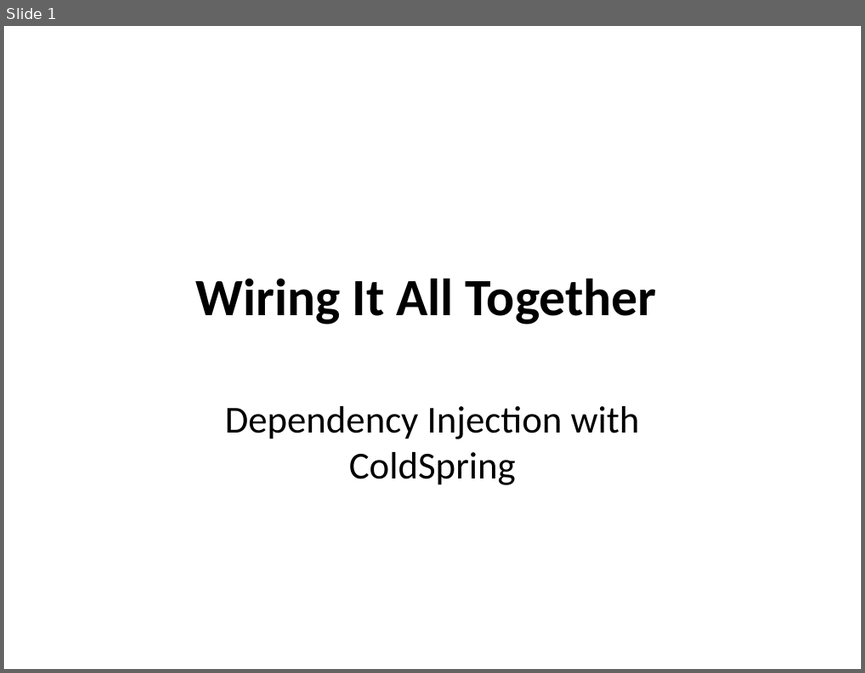
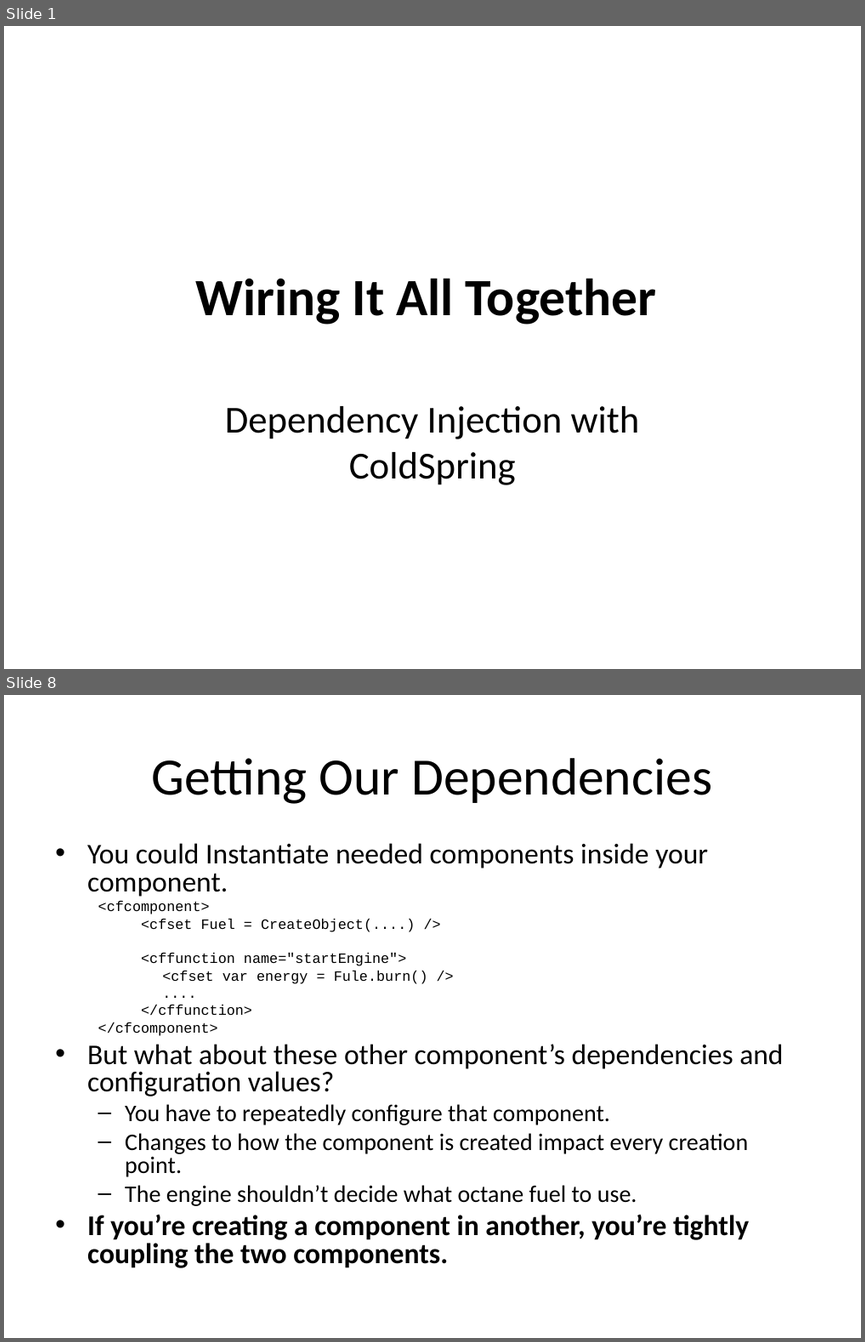
Before and after one commit to dhughes/OldPresentations, a slide deck: Trunk/Model-Glue 3 Day For Teratech/documents/Wiring It All Together.ppt. Shown one above the other, each under a label of ours: slide 1 before the commit, slides 1 and 8 after it; the slides between them are not shown. The pictures are 865x673 and 865x1342 pixels, drawn with LibreOffice and Linux fonts; fonts in the diff are those of the drawing; background and template pictures are left out. Boxes give left, top, right and bottom in pixels: in the first picture for what was removed or moved away, otherwise in the second. Text is boxed around its words. In the diff, an @@ line names an element or a change of style, - is before the commit and + after.

```diff
--- a/Trunk/Model-Glue 3 Day For Teratech/documents/Wiring It All Together.ppt
+++ b/Trunk/Model-Glue 3 Day For Teratech/documents/Wiring It All Together.ppt
@@ slide 8 added at (4,695,861,1338), background picture (left out) @@
@@ title added at (152,758,712,804), 44 pt, text #000000 @@
+Getting Our Dependencies
@@ text added at (87,843,783,1268), 24 pt, text #000000 @@
+• You could Instantiate needed components inside your component.
+  <cfcomponent>
+    <cfset Fuel = CreateObject(....) />
+    <cffunction name="startEngine">
+    <cfset var energy = Fule.burn() />
+    ....
+    </cffunction>
+  </cfcomponent>
+• But what about these other component’s dependencies and configuration values?
+  – You have to repeatedly configure that component.
+  – Changes to how the component is created impact every creation point.
+  – The engine shouldn’t decide what octane fuel to use.
+• If you’re creating a component in another, you’re tightly coupling the two components.
```
Also in this commit, not shown: 25 other slides added, 1 slide removed, 13 other files.
